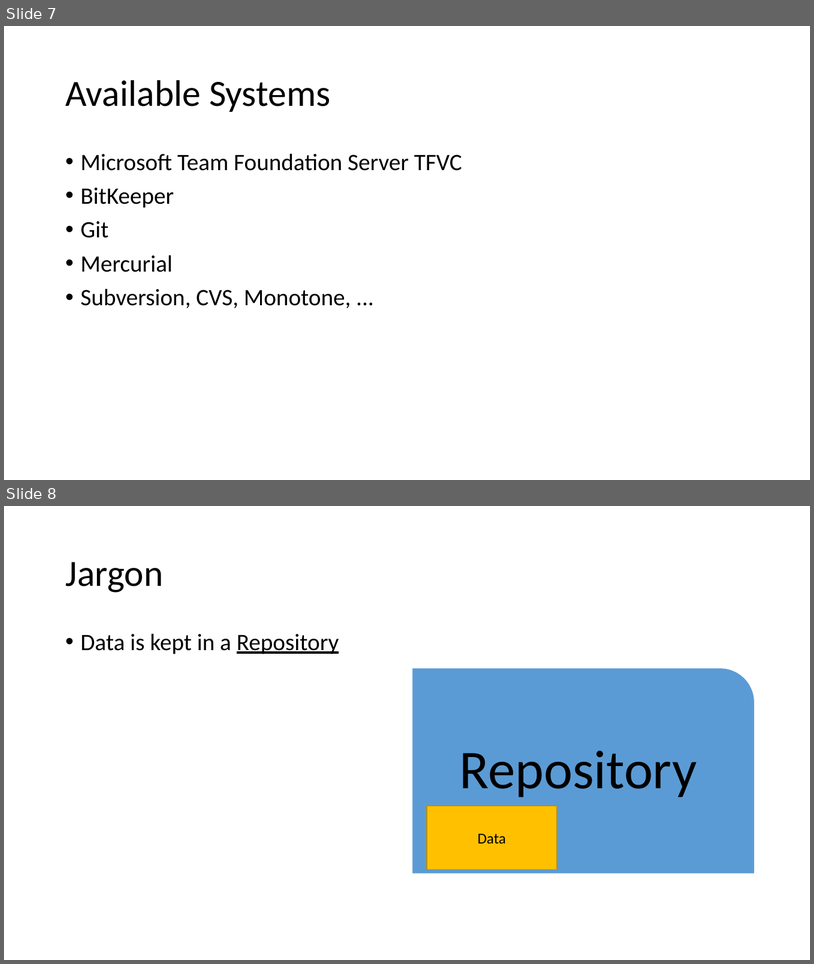
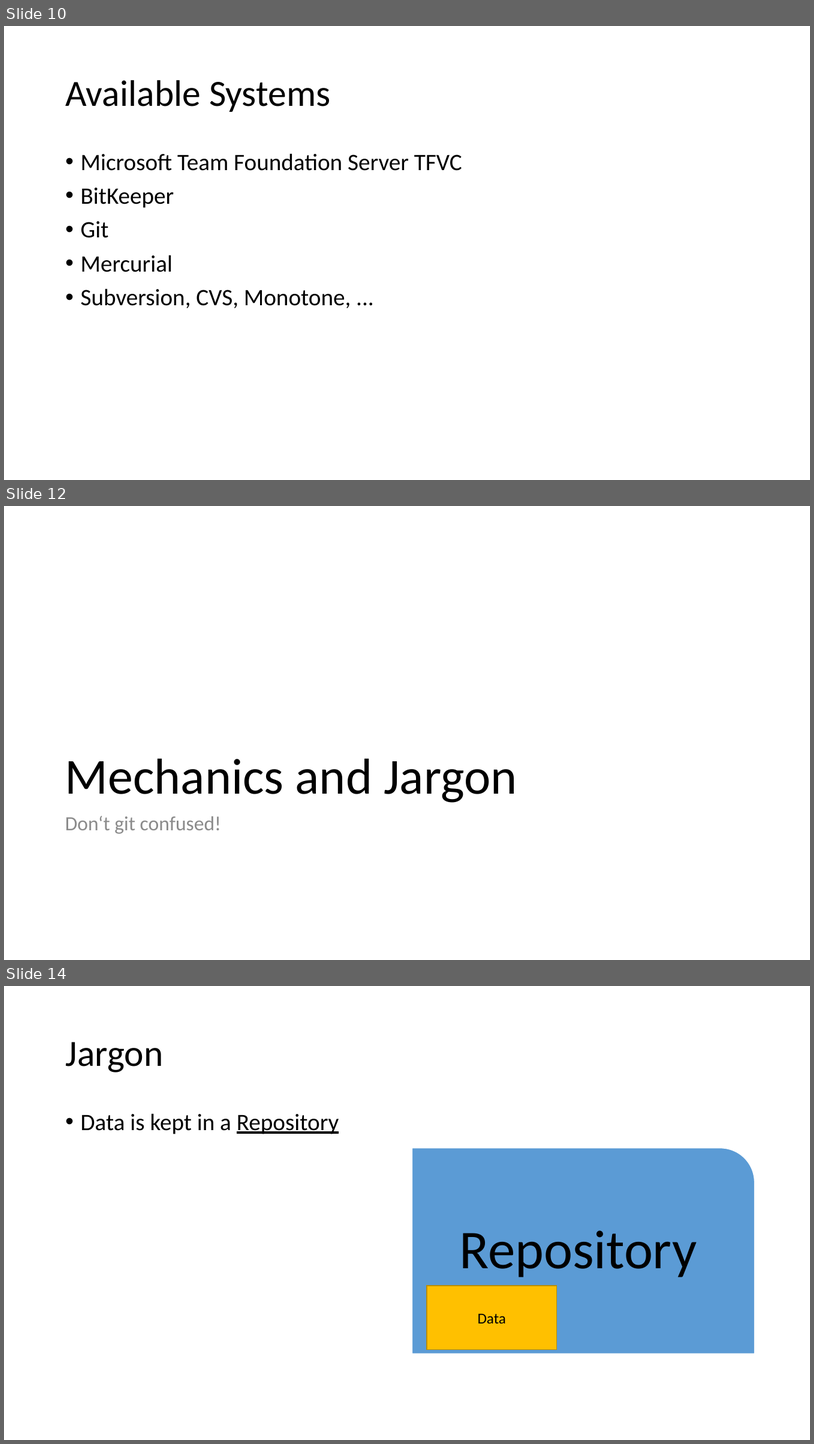
Before and after one commit to vegfetch/talk, a slide deck: cf_version_control_systems.pptx. Shown one above the other, each under a label of ours: slides 7 and 8 before the commit, slides 10, 12 and 14 after it; the slides between them are not shown. The pictures are 814x964 and 814x1444 pixels, drawn with LibreOffice and Linux fonts; fonts in the diff are those of the drawing. Boxes give left, top, right and bottom in pixels: in the first picture for what was removed or moved away, otherwise in the second. Text is boxed around its words. In the diff, an @@ line names an element or a change of style, - is before the commit and + after.

```diff
--- a/cf_version_control_systems.pptx
+++ b/cf_version_control_systems.pptx
@@ slide 12 added at [4, 506, 810, 960], background #FFFFFF @@
@@ title added at [65, 758, 517, 802], 60 pt, text #000000 @@
+Mechanics and Jargon
@@ text added at [65, 816, 221, 834], 24 pt, text #8C8C8C @@
+Don‘t git confused!
@@ what was slide 7 is now slide 10 @@
@@ what was slide 8 is now slide 14 @@
```
Also in this commit, not shown: 1 slide changed, 5 other slides added, 2 slides removed, 1 other file.
